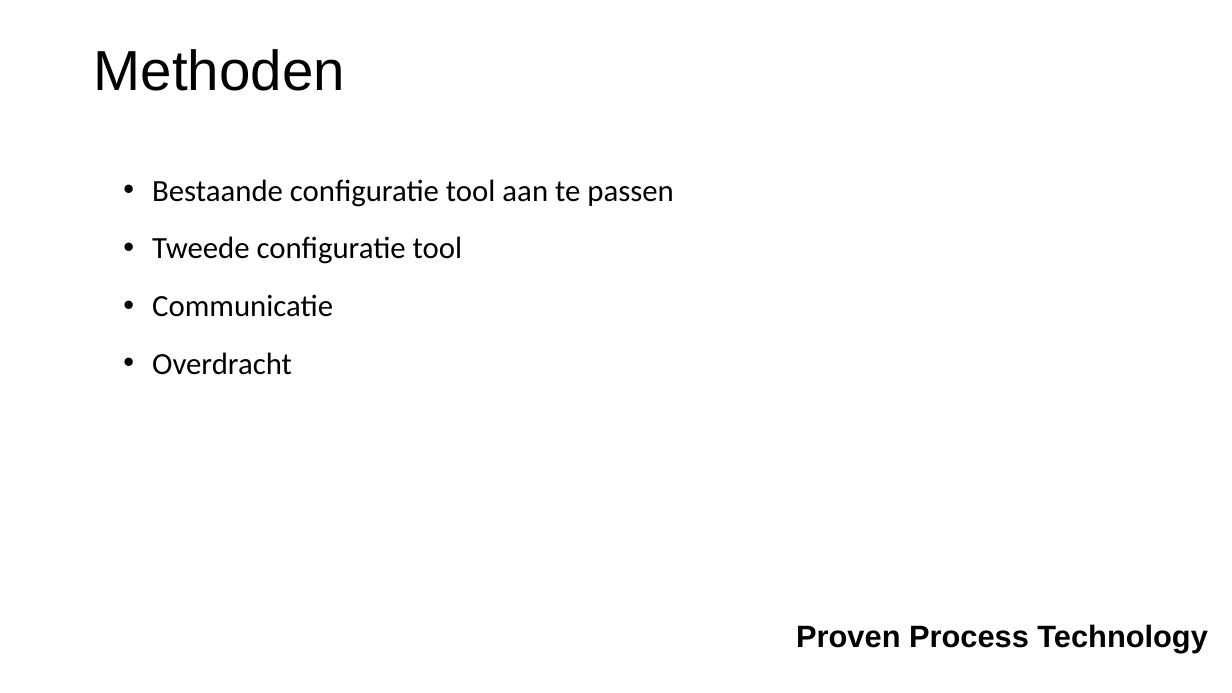
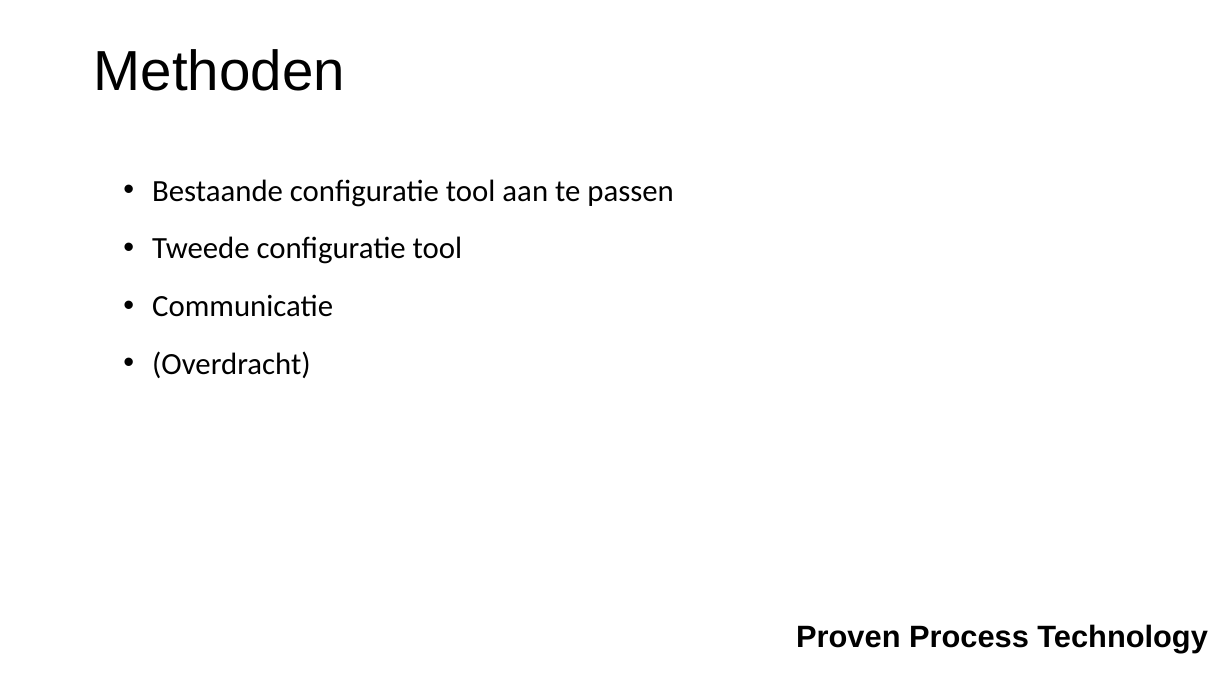
Before and after one commit to Kenozakesy/POC_MVVM, a slide deck: slide 3 of Werkzaamheden.pptx. Drawn at 1232x693 pixels with LibreOffice and Linux fonts; fonts in the diff are those of the drawing; background and template pictures are left out. Boxes give left, top, right and bottom in pixels: in the first picture for what was removed or moved away, otherwise in the second. Text is boxed around its words. In the diff, an @@ line names an element or a change of style, - is before the commit and + after.

```diff
--- a/Werkzaamheden.pptx
+++ b/Werkzaamheden.pptx
@@ text at box(152, 351, 310, 378): text changed @@
-• Overdracht
+• (Overdracht)
```
Also in this commit, not shown: 4 other slides changed, 7 other files.
